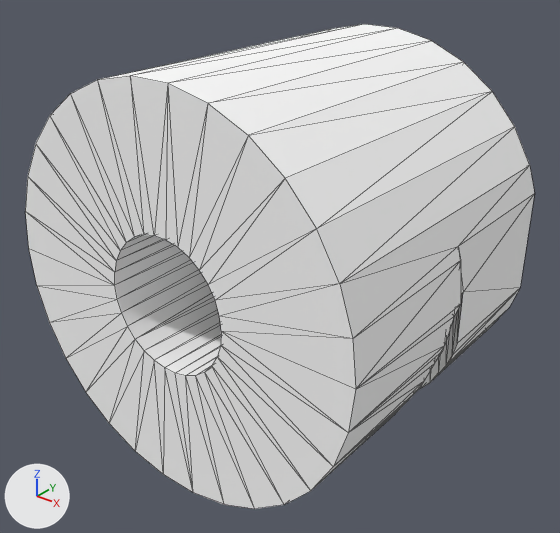
Before and after pictures for a commit that changed the OBJ model webapp/static/models/adapter.obj.
The view is the same before and after, from a camera (50 mm lens) standing at (27.2, -44.3, 19.8) and looking at (0.2, -10.6, -1.1). The axes (+X, +Y, +Z) are drawn at lower left. The lights are the same throughout. Mesh edges are drawn as thin lines. Where no turn or scale is listed for an object, it has been applied to the vertices.

Names of what the first picture shows: 'adapter'.
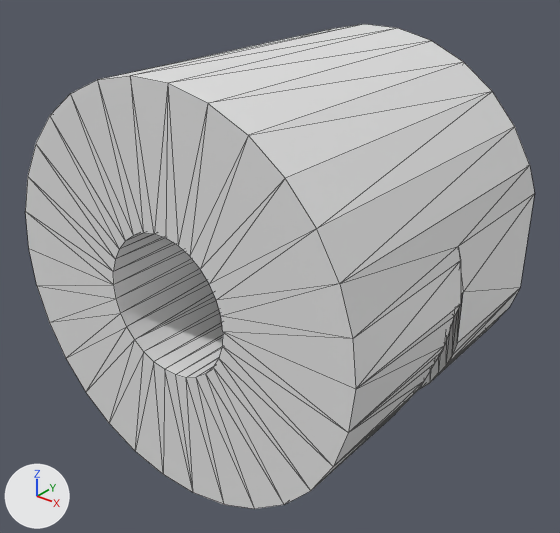
Boxes [x1, y1, x2, y2] around the edits, measured in the pictures (560 x 533 px; the box of a moved part takes in the faces that stretch with it):
part 1 of me_adapter, moved or reshaped
    both: [420, 193, 535, 389]
part 2 of me_adapter, recoloured
    both: [98, 24, 534, 490]

The change, as a diff of the scene's bpy script:
```diff
--- a/webapp/static/models/adapter.obj.py
+++ b/webapp/static/models/adapter.obj.py
@@ me_adapter @@
 me_adapter.from_pydata(...)  # 178 vertices, 356 faces; spans x -12.0..12.0, y -20.0..0.0, z -11.9..11.9
 # used by ob_adapter; location = (0.0, 0.0, 0.0)
+# me_adapter part 1: 20 of 178 vertices moved; they spanned x 8.0..11.5, y -12.0..-8.0, z 0.0 and now span x 8.0..11.5, y -12.0..-8.0, z 0.0; mean shift (0.0, 0.0, 0.0); largest move (8.9, -8.4, 0.0) -> (11.1, -11.6, 0.0)
+# me_adapter part 2: 290 faces spanning x -12.0..12.0, y -20.0..0.0, z -11.9..11.9 switch from mat_defaultmaterial (white #ffffff) to no material
```
